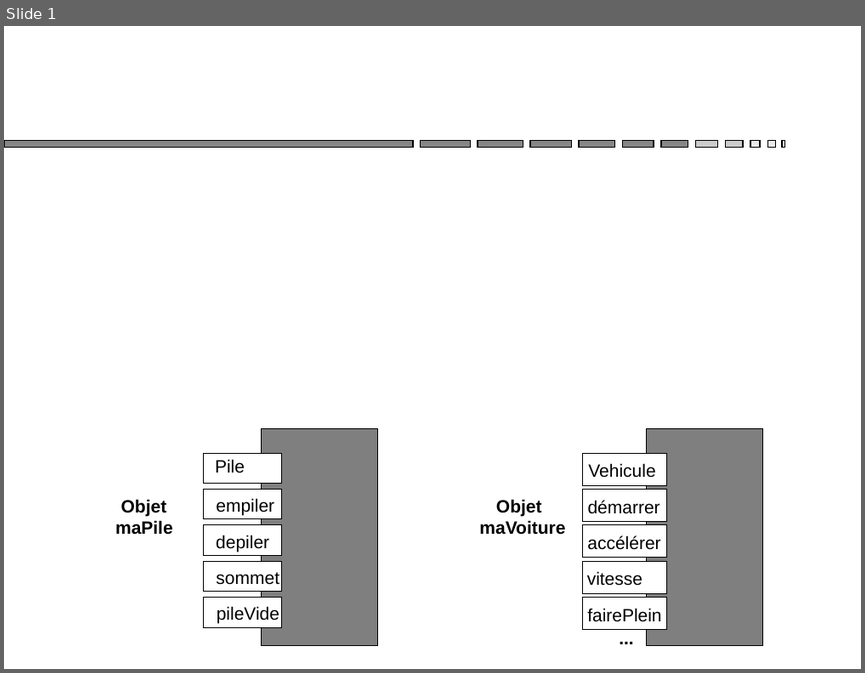
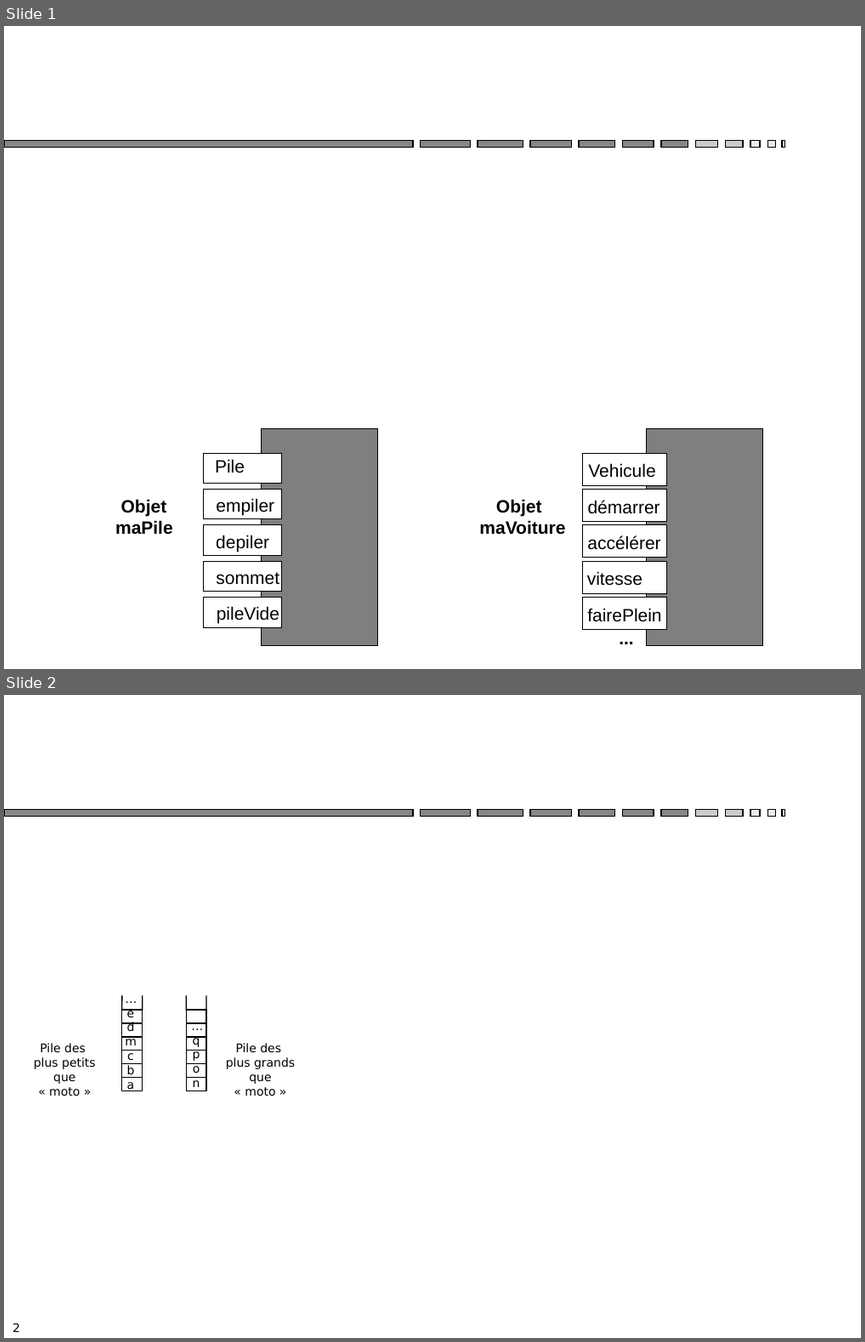
Before and after one commit to IUT-Blagnac/POO, a slide deck: POO/genImages/TD2.ppt. Shown one above the other, each under a label of ours: slide 1 before the commit, slides 1 and 2 after it. The pictures are 865x673 and 865x1342 pixels, drawn with LibreOffice and Linux fonts; fonts in the diff are those of the drawing. Boxes give left, top, right and bottom in pixels: in the first picture for what was removed or moved away, otherwise in the second. Text is boxed around its words. In the diff, an @@ line names an element or a change of style, - is before the commit and + after.

```diff
--- a/POO/genImages/TD2.ppt
+++ b/POO/genImages/TD2.ppt
@@ slide 2 added at [4,695,861,1338], background #FFFFFF; not listed: 12 template elements that a slide beside it also shows @@
@@ line added from (122, 1009) to (122, 996), #000000 0.99 pt @@
@@ line added from (142, 1009) to (142, 996), #000000 0.99 pt @@
@@ line added from (187, 1009) to (187, 996), #000000 0.99 pt @@
@@ line added from (206, 1009) to (206, 996), #000000 0.99 pt @@
@@ rectangle added at [122,1023,143,1037], fill #FFFFFF, outline #000000 0.99 pt @@
@@ rectangle added at [122,1009,143,1023], fill #FFFFFF, outline #000000 0.99 pt @@
@@ text added at [125,1009,137,1091], 10 pt, text #000000 @@
+…
+e
+d
+m
+c
+b
+a
@@ rectangle added at [187,1023,207,1037], fill #FFFFFF, outline #000000 0.99 pt @@
@@ rectangle added at [187,1009,207,1023], fill #FFFFFF, outline #000000 0.99 pt @@
@@ text added at [34,1043,96,1095], 10 pt, text #000000 @@
+Pile des
+plus petits
+que « moto »
@@ rectangle added at [122,1049,143,1063], fill #FFFFFF, outline #000000 0.99 pt @@
@@ rectangle added at [122,1037,143,1050], fill #FFFFFF, outline #000000 0.99 pt @@
@@ rectangle added at [187,1049,207,1063], fill #FFFFFF, outline #000000 0.99 pt @@
@@ rectangle added at [187,1037,207,1050], fill #FFFFFF, outline #000000 0.99 pt @@
@@ text added at [193,1036,200,1087], 10 pt, text #000000 @@
+…
+q
+p
+o
+n
@@ text added at [226,1043,295,1096], 10 pt, text #000000 @@
+Pile des
+plus grands
+que « moto »
@@ rectangle added at [122,1063,143,1077], fill #FFFFFF, outline #000000 0.99 pt @@
@@ rectangle added at [187,1063,207,1077], fill #FFFFFF, outline #000000 0.99 pt @@
@@ rectangle added at [122,1077,143,1091], fill #FFFFFF, outline #000000 0.99 pt @@
@@ rectangle added at [187,1077,207,1091], fill #FFFFFF, outline #000000 0.99 pt @@
@@ page number added at [12,1322,20,1332], 10 pt, text #000000 @@
+2
```
Also in this commit, not shown: 19 other files.
